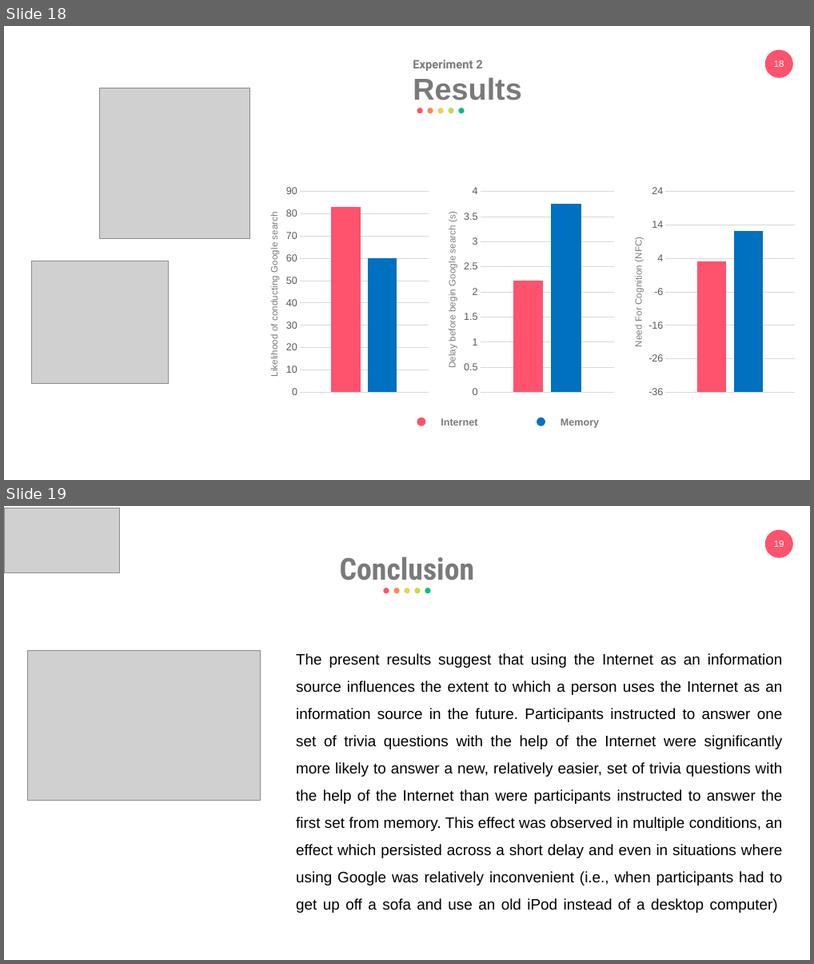
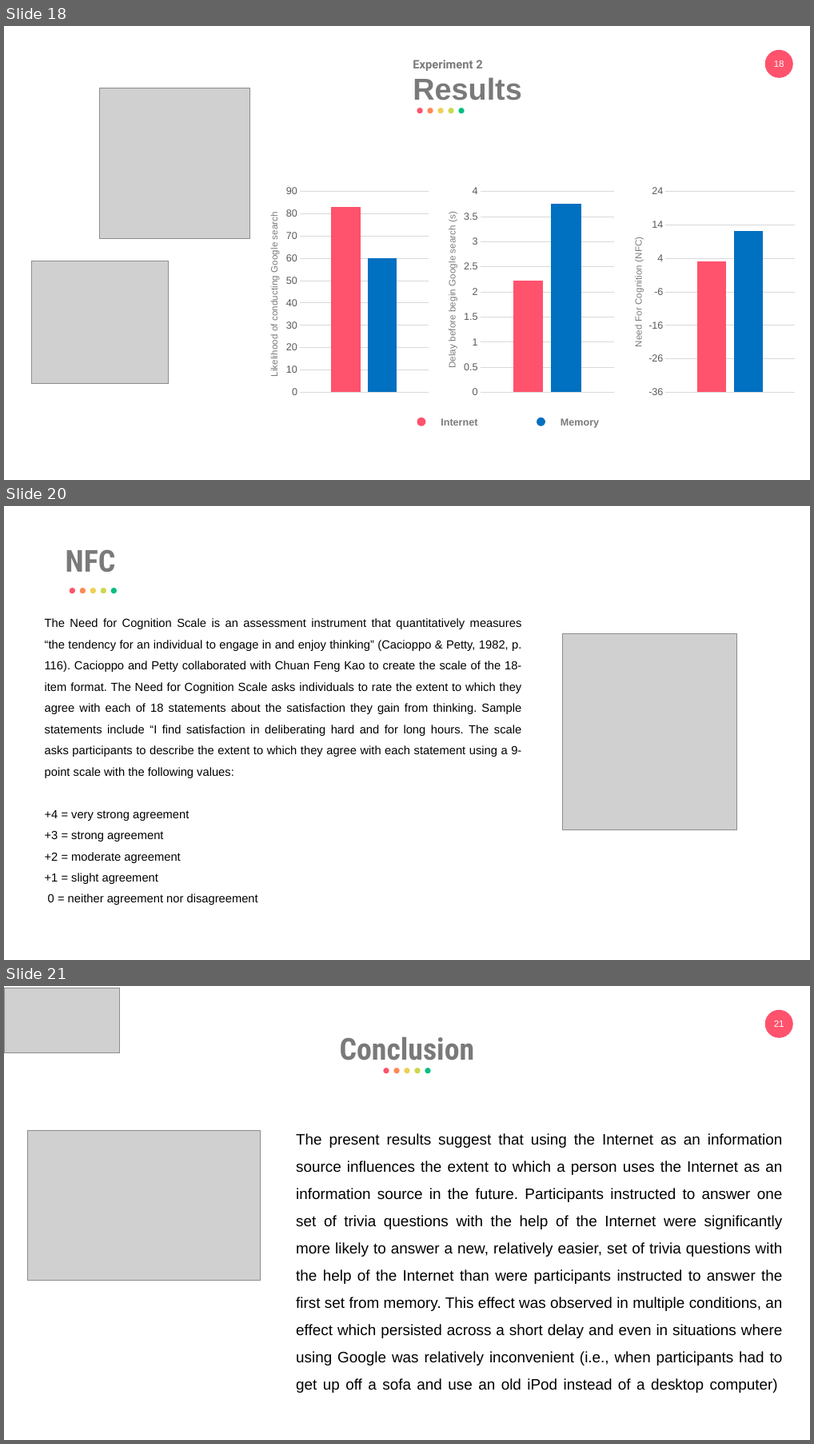
Before and after one commit to eemintz/ResearchML, a slide deck: PresentationEliyahuMintz.pptx. Shown one above the other, each under a label of ours: slides 18 and 19 before the commit, slides 18, 20 and 21 after it; the slides between them are not shown. The pictures are 814x964 and 814x1444 pixels, drawn with LibreOffice and Linux fonts; fonts in the diff are those of the drawing; grey boxes stand for pictures. Boxes give left, top, right and bottom in pixels: in the first picture for what was removed or moved away, otherwise in the second. Text is boxed around its words. In the diff, an @@ line names an element or a change of style, - is before the commit and + after.

```diff
--- a/PresentationEliyahuMintz.pptx
+++ b/PresentationEliyahuMintz.pptx
@@ slide 20 added at [4,506,810,960], background #FFFFFF @@
@@ text added at [66,550,116,572], 36 pt, text #7A7A7A, bold @@
+NFC
@@ group added at [70,588,117,594]: 5 ellipses @@
@@ text added at [45,618,522,904], 14 pt, text #000000 @@
+The Need for Cognition Scale is an assessment instrument that quantitatively measures “the tendency for an individual to engage in and enjoy thinking” (Cacioppo & Petty, 1982, p. 116). Cacioppo and Petty collaborated with Chuan Feng Kao to create the scale of the 18-item format. The Need for Cognition Scale asks individuals to rate the extent to which they agree with each of 18 statements about the satisfaction they gain from thinking. Sample statements include “I find satisfaction in deliberating hard and for long hours. The scale asks participants to describe the extent to which they agree with each statement using a 9-point scale with the following values:
++4 = very strong agreement
++3 = strong agreement
++2 = moderate agreement
++1 = slight agreement
+0 = neither agreement nor disagreement
@@ picture added at [563,633,738,830] @@
@@ what was slide 19 is now slide 21 @@
@@ page number at [774,1020,785,1027]: text changed @@
-19
+21
```
Also in this commit, not shown: 5 slides changed, 2 other slides added, 2 slides removed.
